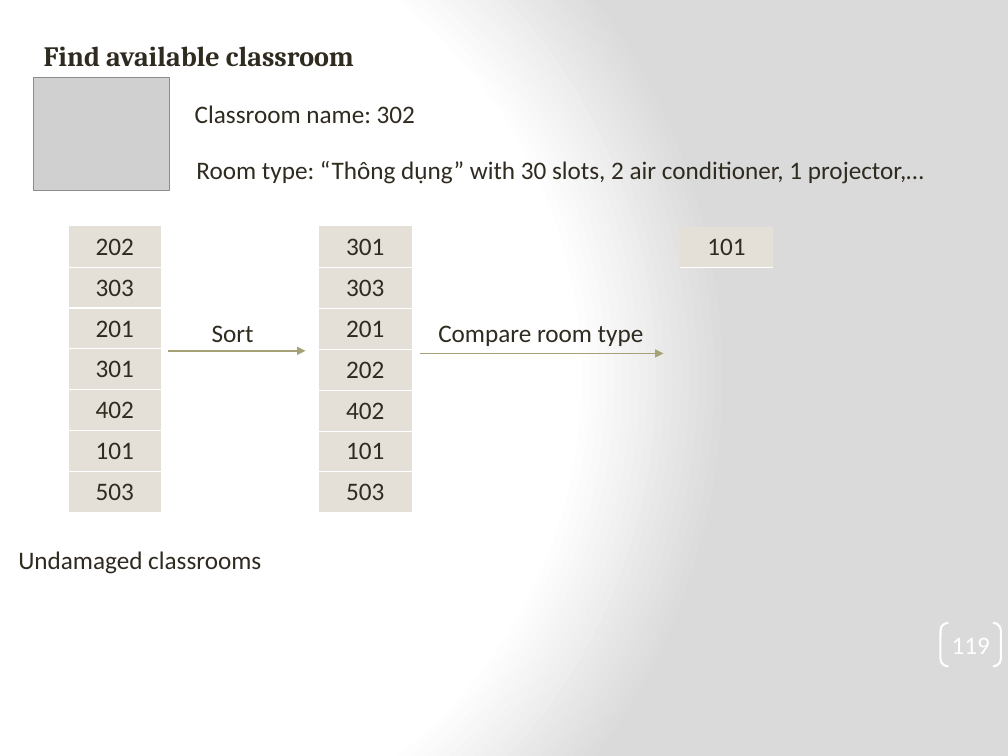
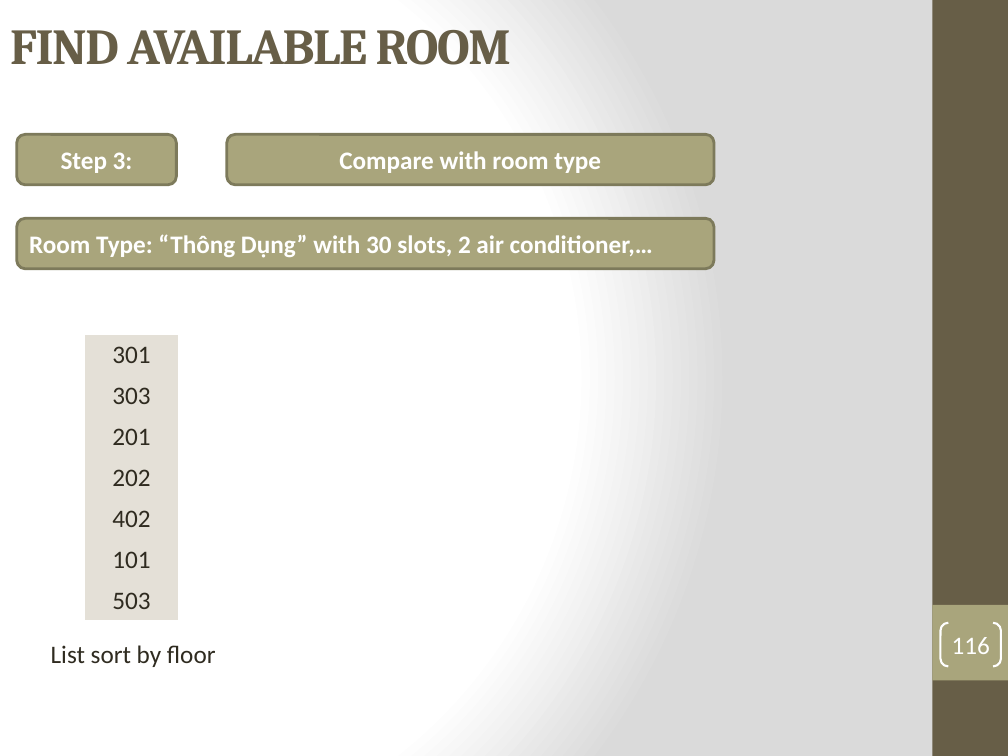
Before and after one commit to tranquang9a1/ECRM, a slide deck: slide 116 of Document/ECRM-Presentation v4.pptx (slide 119 before the commit). Drawn at 1008x756 pixels with LibreOffice and Linux fonts; fonts in the diff are those of the drawing; grey boxes stand for pictures. Boxes give left, top, right and bottom in pixels: in the first picture for what was removed or moved away, otherwise in the second. Text is boxed around its words. In the diff, an @@ line names an element or a change of style, - is before the commit and + after.

```diff
--- a/Document/ECRM-Presentation v4.pptx
+++ b/Document/ECRM-Presentation v4.pptx
@@ text "FIND AVAILABLE ROOM" at [10, 30, 511, 65]: vertical alignment top to middle @@
@@ rectangle added at [932, 0, 1008, 756], fill #675E47 @@
@@ text at [10, 30, 511, 65]: text changed; size 20 to 36 pt; text colour #2F2B20 to #675E47 @@
-Find available classroom
+FIND AVAILABLE ROOM
@@ picture removed at [33, 78, 168, 191] @@
@@ text removed at [195, 105, 415, 123] @@
-Classroom name: 302
@@ rounded rectangle added at [17, 134, 176, 184], fill #A9A57C, outline #7D7A5C 2 pt, 18 pt, text #FFFFFF, bold @@
+Step 3:
@@ rounded rectangle "Compare with room type" at [227, 134, 714, 184]: vertical alignment top to middle; fill none to #A9A57C; outline none to #7D7A5C 2 pt @@
@@ rounded rectangle "Compare with room type": place and size @@
-rounded rectangle "Compare with room type" at [438, 325, 644, 346]
+rounded rectangle "Compare with room type" at [227, 134, 714, 184]
@@ text in rounded rectangle at [339, 151, 601, 173]: text changed; text colour #2F2B20 to #FFFFFF; bold on @@
-Compare room type
+Compare with room type
@@ rounded rectangle "Room Type: “Thông Dụng” with ...": place and size @@
-rounded rectangle "Room Type: “Thông Dụng” with ..." at [196, 161, 924, 184]
+rounded rectangle "Room Type: “Thông Dụng” with ..." at [17, 219, 715, 269]
@@ rounded rectangle "Room Type: “Thông Dụng” with ..." at [17, 219, 715, 269]: vertical alignment top to middle; fill none to #A9A57C; outline none to #7D7A5C 2 pt @@
@@ text in rounded rectangle at [29, 234, 653, 258]: text changed; text colour #2F2B20 to #FFFFFF; bold on @@
-Room type: “Thông dụng” with 30 slots, 2 air conditioner, 1 projector,…
+Room Type: “Thông Dụng” with 30 slots, 2 air conditioner,…
@@ table removed at [69, 226, 161, 512], 7 rows, 1 columns @@
-202
-303
-201
-301
-402
-101
-503
@@ table removed at [320, 227, 412, 431], 5 rows, 1 columns @@
-301
-303
-201
-202
-402
@@ table removed at [680, 227, 773, 267], 1 rows, 1 columns @@
-101
@@ text removed at [212, 325, 254, 342] @@
-Sort
@@ table at [86, 335, 178, 621] @@
@@ borders changed @@
@@ table: place and size @@
-table at [320, 226, 412, 512]
+table at [86, 335, 178, 621]
@@ arrow removed from (168, 351) to (305, 351) @@
@@ arrow removed from (420, 354) to (663, 354) @@
@@ text removed at [18, 551, 261, 574] @@
-Undamaged classrooms
@@ rectangle added at [932, 605, 1008, 680], fill #A9A57C @@
@@ text added at [51, 645, 216, 667], 18 pt, text #2F2B20 @@
+List sort by floor
@@ page number at [952, 637, 990, 654]: text changed @@
-119
+116
```
Also in this commit, not shown: 17 other slides changed, 17 slides added, 6 slides removed.
